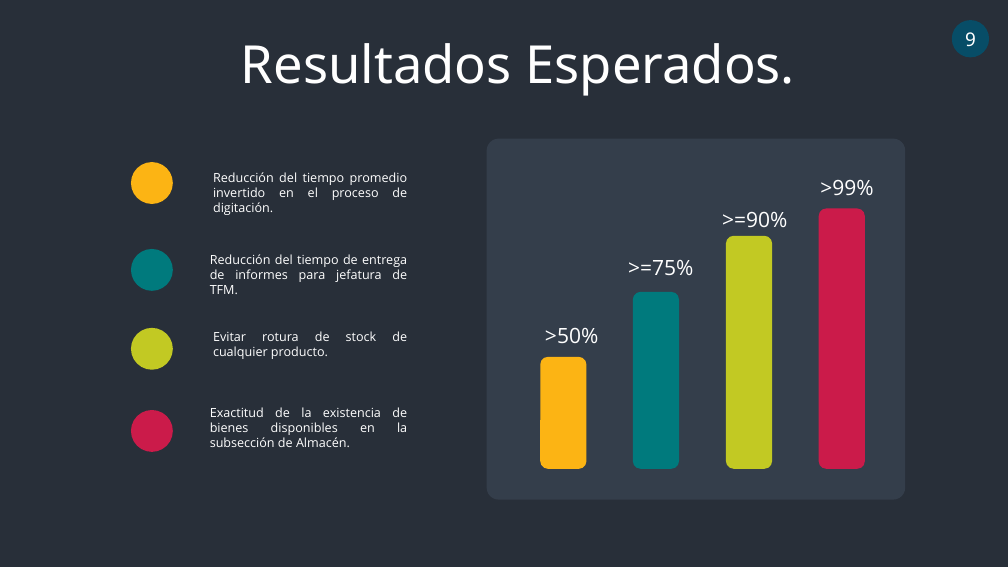
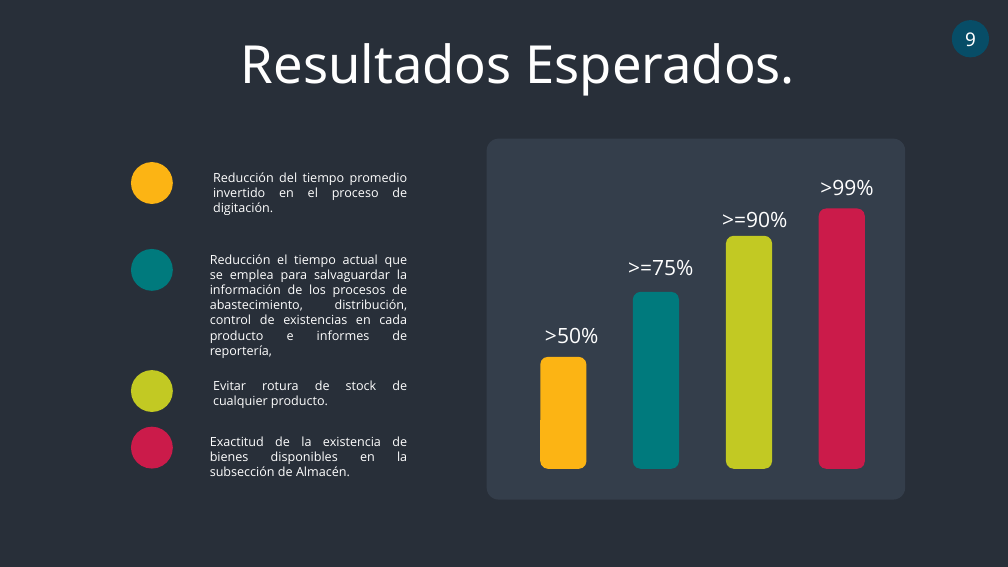
Before and after one commit to Giovanni-Rivera/PROYECTO_GRADUACION_2, a slide deck: slide 9 of PresentacionPDG2 5990-15-1366.pptx. Drawn at 1008x567 pixels with LibreOffice and Linux fonts; fonts in the diff are those of the drawing. Boxes give left, top, right and bottom in pixels: in the first picture for what was removed or moved away, otherwise in the second. Text is boxed around its words. In the diff, an @@ line names an element or a change of style, - is before the commit and + after.

```diff
--- a/PresentacionPDG2 5990-15-1366.pptx
+++ b/PresentacionPDG2 5990-15-1366.pptx
@@ text at [210, 254, 408, 358]: text changed @@
-Reducción del tiempo de entrega de informes para jefatura de TFM.
+Reducción el tiempo actual que se emplea para salvaguardar la información de los procesos de abastecimiento, distribución, control de existencias en cada producto e informes de reportería,
@@ ellipse: place and size @@
-ellipse at [131, 328, 172, 370]
+ellipse at [131, 371, 172, 412]
@@ text "Evitar rotura de stock de ...": place and size @@
-text "Evitar rotura de stock de ..." at [213, 331, 407, 341]
+text "Evitar rotura de stock de ..." at [213, 380, 407, 390]
@@ ellipse: place and size @@
-ellipse at [131, 410, 172, 451]
+ellipse at [131, 426, 172, 468]
@@ text "Exactitud de la existencia de ...": place and size @@
-text "Exactitud de la existencia de ..." at [210, 407, 407, 447]
+text "Exactitud de la existencia de ..." at [210, 436, 407, 476]
```
Also in this commit, not shown: 1 other slide changed, 14 other files.
